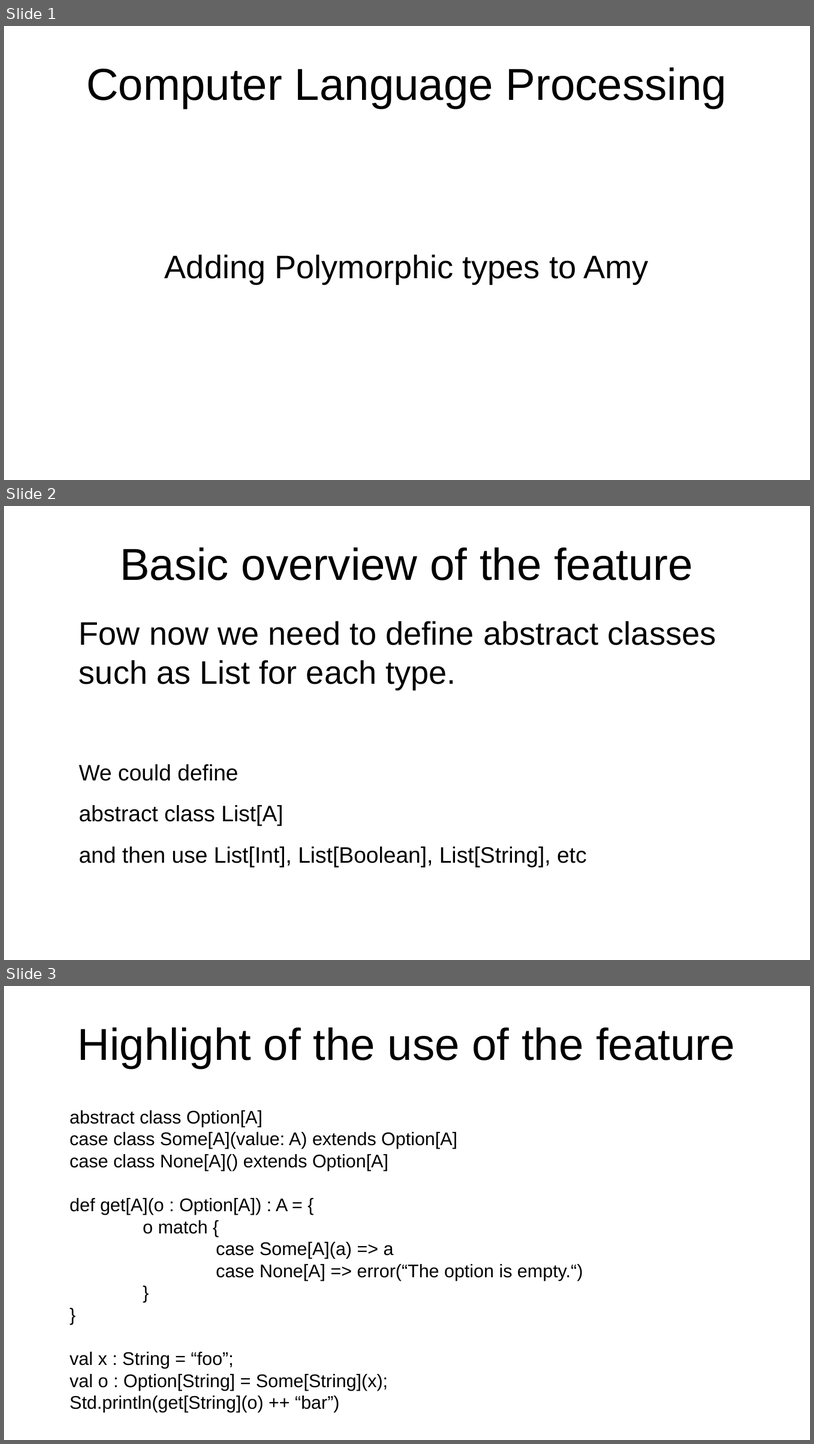
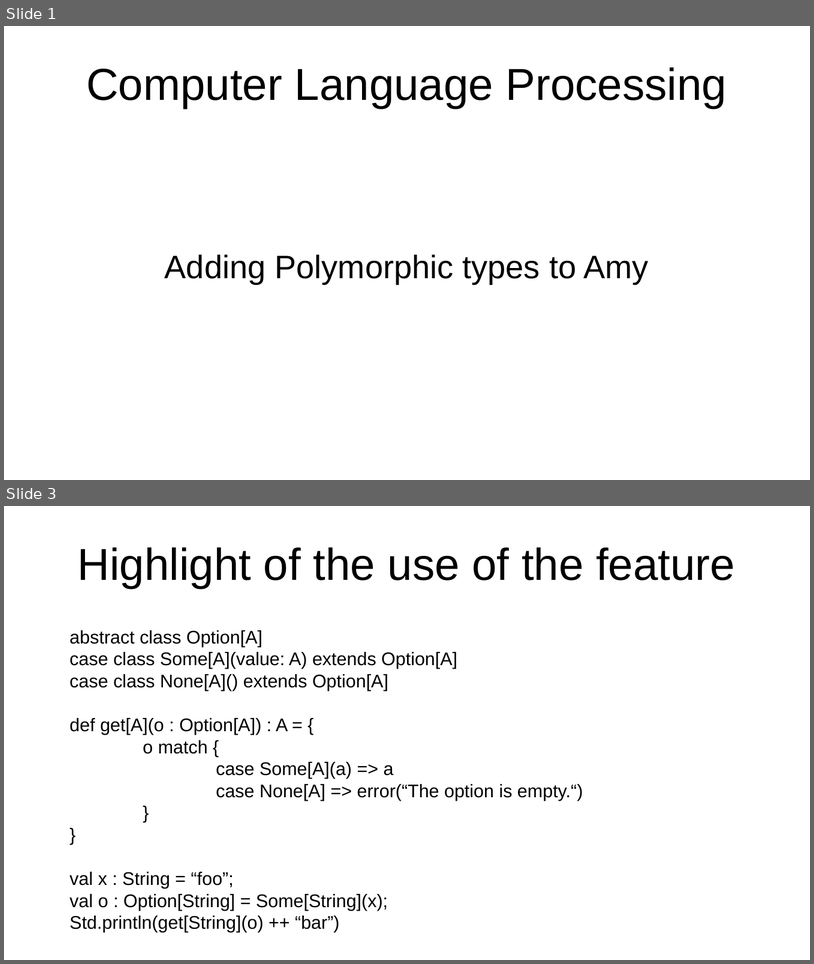
Before and after one commit to SFulpius/CLP-lab07, a slide deck: lab07_presentation.odp. Shown one above the other, each under a label of ours: slides 1, 2 and 3 before the commit, slides 1 and 3 after it; the slides between them are not shown. The pictures are 814x1444 and 814x964 pixels, drawn with LibreOffice and Linux fonts; fonts in the diff are those of the drawing. Boxes give left, top, right and bottom in pixels: in the first picture for what was removed or moved away, otherwise in the second. Text is boxed around its words. In the diff, an @@ line names an element or a change of style, - is before the commit and + after.

```diff
--- a/lab07_presentation.odp
+++ b/lab07_presentation.odp
@@ slide 2 removed at (4, 506, 810, 960), background #FFFFFF @@
@@ title removed at (120, 547, 693, 580) @@
-Basic overview of the feature
@@ text removed at (79, 621, 717, 867) @@
-Fow now we need to define abstract classes such as List for each type.
-We could define
-abstract class List[A]
-and then use List[Int], List[Boolean], List[String], etc
```
Also in this commit, not shown: 3 slides changed, 2 slides added.
